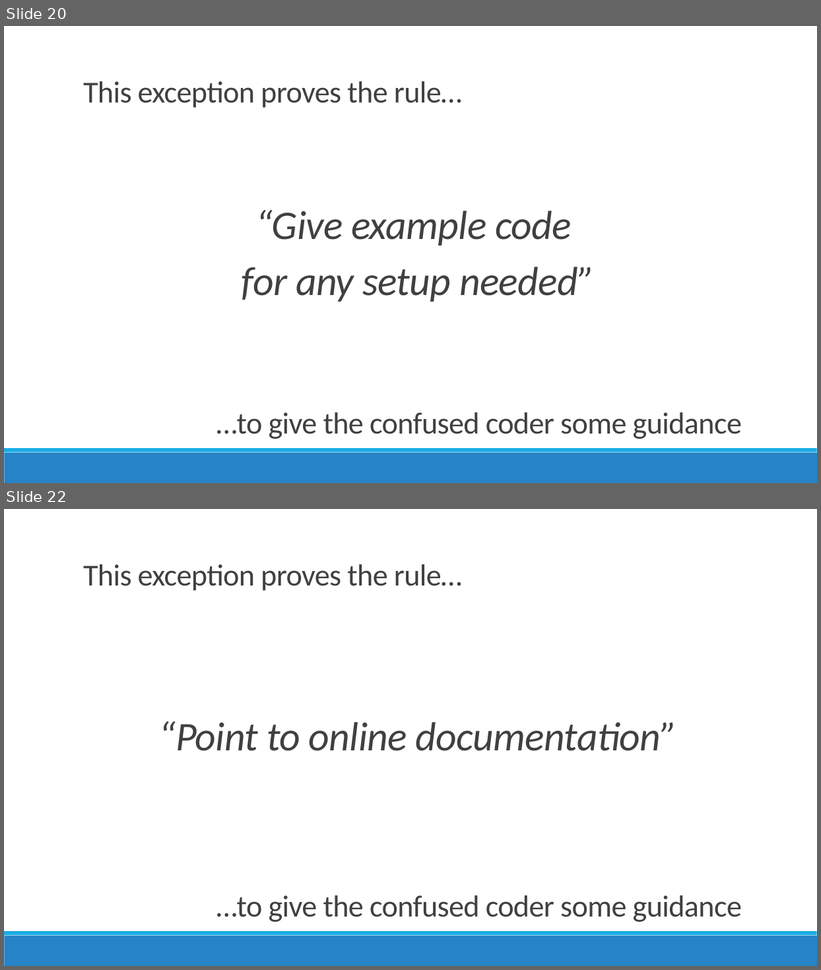
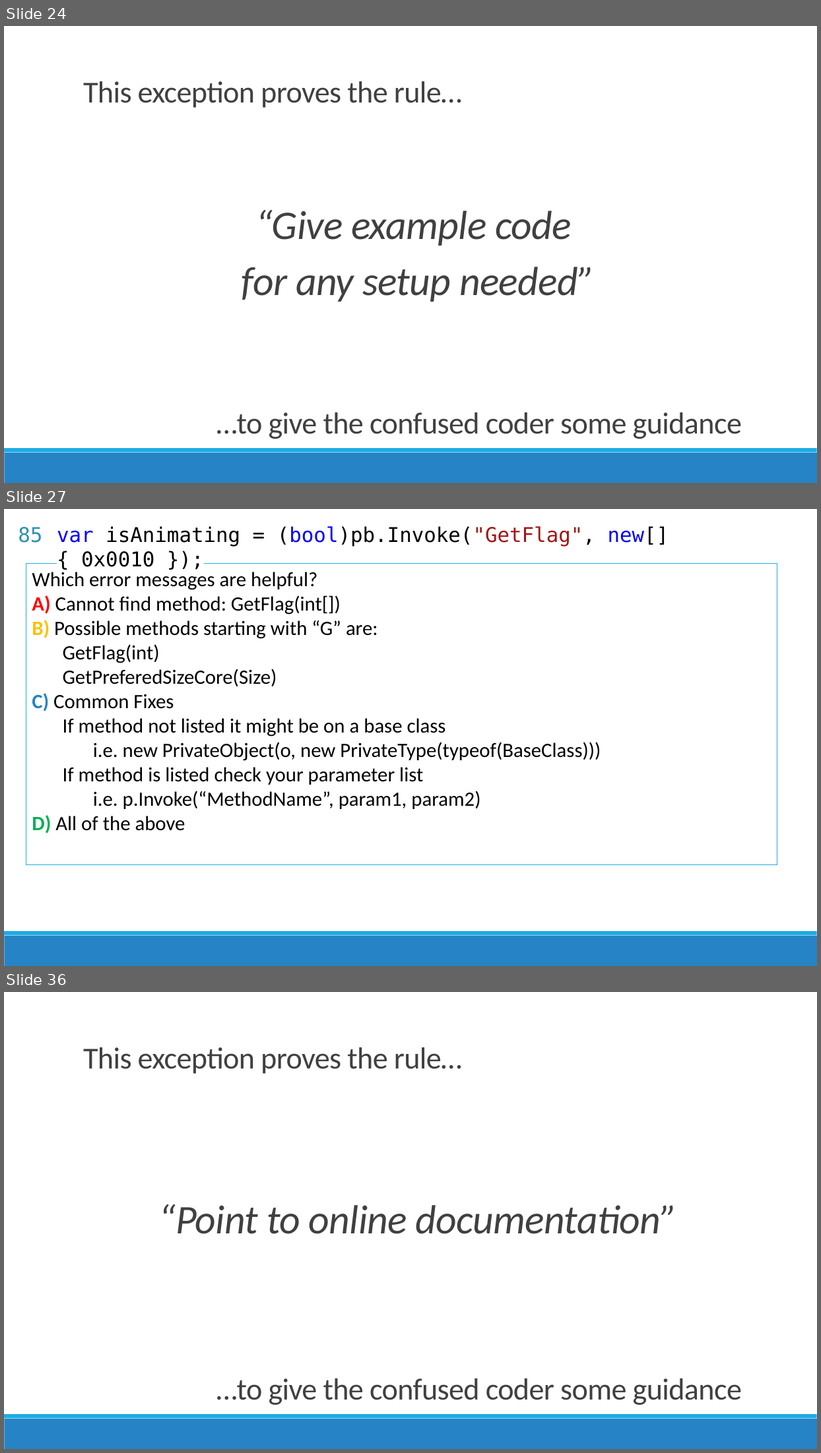
Before and after one commit to jamesrcounts/ExceptionalTalk, a slide deck: Talk.pptx. Shown one above the other, each under a label of ours: slides 20 and 22 before the commit, slides 24, 27 and 36 after it; the slides between them are not shown. The pictures are 821x970 and 821x1453 pixels, drawn with LibreOffice and Linux fonts; fonts in the diff are those of the drawing. Boxes give left, top, right and bottom in pixels: in the first picture for what was removed or moved away, otherwise in the second. Text is boxed around its words. In the diff, an @@ line names an element or a change of style, - is before the commit and + after.

```diff
--- a/Talk.pptx
+++ b/Talk.pptx
@@ slide 27 added at bbox=[4, 509, 817, 966], background #FFFFFF; not listed: 2 template elements that a slide beside it also shows @@
@@ text added at bbox=[18, 527, 42, 543], 24 pt, text #2B91AF @@
+85
@@ text added at bbox=[57, 526, 669, 567], 24 pt, text #000000 @@
+var isAnimating = (bool)pb.Invoke("GetFlag", new[] { 0x0010 });
@@ rectangle added at bbox=[26, 563, 778, 865], outline #1CADE4 0.75 pt, 24 pt, text #000000 @@
+Which error messages are helpful?
+A) Cannot find method: GetFlag(int[])
+B) Possible methods starting with “G” are:
+GetFlag(int)
+GetPreferedSizeCore(Size)
+C) Common Fixes
+If method not listed it might be on a base class
+i.e. new PrivateObject(o, new PrivateType(typeof(BaseClass)))
+If method is listed check your parameter list
+i.e. p.Invoke(“MethodName”, param1, param2)
+D) All of the above
@@ what was slide 20 is now slide 24 @@
@@ what was slide 22 is now slide 36 @@
```
Also in this commit, not shown: 1 slide changed, 13 other slides added, 3 other files.
